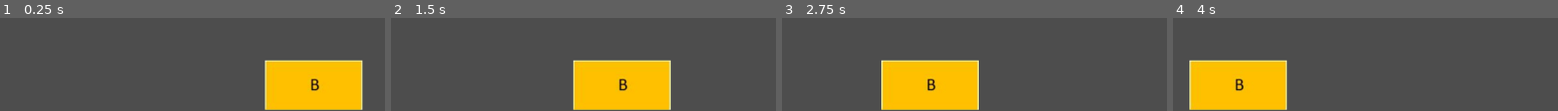
Above: before the commit, frames 1-4 (left to right).
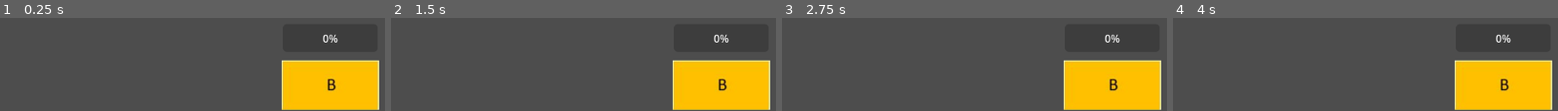
Above: after the commit, the same moments.

Repository: Gabbosenpai/Project-Hydra
Game: Godot game, scene res://Scene/Nemico_B/nemico_b.tscn
Two runs of this game, one before a commit and one after it. Both use one fixed random seed, a clock stepped at 60 frames per second and the inputs below. This scene is started directly instead of the project's main scene.
Inputs:
- Up to frame 1 (0.25 s): no input
- Up to frame 2 (1.5 s): no input
- Up to frame 3 (2.75 s): no input
- Up to frame 4 (4 s): no input

The runs differ from the first frame. In frame 1, 6.1% of the frame differs, in the area x 68-99%, y 17-99%; in frame 2, 28%, in the area x 47-99%, y 17-99%; in frame 3, 28%; in frame 4, 28%.

Commit message:
Aggiornate Scene Nemico B e Cannone B

Diff:
--- a/prototipo/Scene/Cannone_B/cannone_b.tscn
+++ b/prototipo/Scene/Cannone_B/cannone_b.tscn
@@ -1,9 +1,34 @@
-[gd_scene load_steps=2 format=3 uid="uid://ch2852v1t6rfv"]
+[gd_scene load_steps=5 format=3 uid="uid://ch2852v1t6rfv"]
 
 [ext_resource type="Texture2D" uid="uid://byg552qab4k8j" path="res://Assets/StdHowitzer.png" id="1_6tf6q"]
+[ext_resource type="Script" uid="uid://bi3ategp3eqae" path="res://Scripts/cannone_b.gd" id="1_704jc"]
 
-[node name="Cannone_B" type="Node2D"]
+[sub_resource type="CircleShape2D" id="CircleShape2D_6tf6q"]
+radius = 347.036
+
+[sub_resource type="RectangleShape2D" id="RectangleShape2D_704jc"]
+size = Vector2(132.5, 48.5)
+
+[node name="Cannone_B" type="StaticBody2D"]
+collision_layer = 8
+collision_mask = 18
+script = ExtResource("1_704jc")
+
+[node name="Area_Rilevamento" type="Area2D" parent="."]
+collision_layer = 8
+collision_mask = 18
+
+[node name="CollisionShape2D" type="CollisionShape2D" parent="Area_Rilevamento"]
+position = Vector2(807, 605)
+shape = SubResource("CircleShape2D_6tf6q")
 
 [node name="Sprite2D" type="Sprite2D" parent="."]
 position = Vector2(526, 627)
 texture = ExtResource("1_6tf6q")
+
+[node name="CollisionShape2D" type="CollisionShape2D" parent="."]
+position = Vector2(525.75, 623)
+shape = SubResource("RectangleShape2D_704jc")
+
+[node name="Posizione_Proiettile" type="Marker2D" parent="."]
+position = Vector2(598, 624)
--- a/prototipo/Scene/Nemico_B/nemico_b.tscn
+++ b/prototipo/Scene/Nemico_B/nemico_b.tscn
@@ -1,11 +1,45 @@
-[gd_scene load_steps=3 format=3 uid="uid://y50wgarlfrdp"]
+[gd_scene load_steps=5 format=3 uid="uid://y50wgarlfrdp"]
 
 [ext_resource type="Texture2D" uid="uid://cj0kqwcetxule" path="res://Assets/Nemico_B.JPG" id="1_m7dxw"]
-[ext_resource type="Script" uid="uid://bb6xqcrkn3ayg" path="res://Scripts/nemico_b.gd" id="2_lh7f6"]
+[ext_resource type="Script" uid="uid://cmtk760oifeae" path="res://Scripts/nemico_b.gd" id="2_lh7f6"]
 
-[node name="Nemico_B" type="Node2D" groups=["Nemico"]]
+[sub_resource type="RectangleShape2D" id="RectangleShape2D_ghe0v"]
+size = Vector2(168, 76)
+
+[sub_resource type="RectangleShape2D" id="RectangleShape2D_ssqk7"]
+size = Vector2(146, 76)
+
+[node name="Nemico_B" type="CharacterBody2D" groups=["Nemico"]]
+collision_layer = 16
+collision_mask = 4
+script = ExtResource("2_lh7f6")
+
+[node name="Area2D" type="Area2D" parent="."]
+collision_layer = 16
+collision_mask = 4
+
+[node name="CollisionShape2D" type="CollisionShape2D" parent="Area2D"]
+position = Vector2(499, 609)
+shape = SubResource("RectangleShape2D_ghe0v")
 
 [node name="Sprite2D" type="Sprite2D" parent="."]
 position = Vector2(499, 609)
 texture = ExtResource("1_m7dxw")
-script = ExtResource("2_lh7f6")
+
+[node name="BarraSalute" type="ProgressBar" parent="Sprite2D"]
+anchors_preset = 8
+anchor_left = 0.5
+anchor_top = 0.5
+anchor_right = 0.5
+anchor_bottom = 0.5
+offset_left = -145.5
+offset_top = -130.5
+offset_right = -2.5
+offset_bottom = -88.5
+grow_horizontal = 2
+grow_vertical = 2
+max_value = 1000.0
+
+[node name="CollisionShape2D" type="CollisionShape2D" parent="."]
+position = Vector2(499, 609)
+shape = SubResource("RectangleShape2D_ssqk7")
